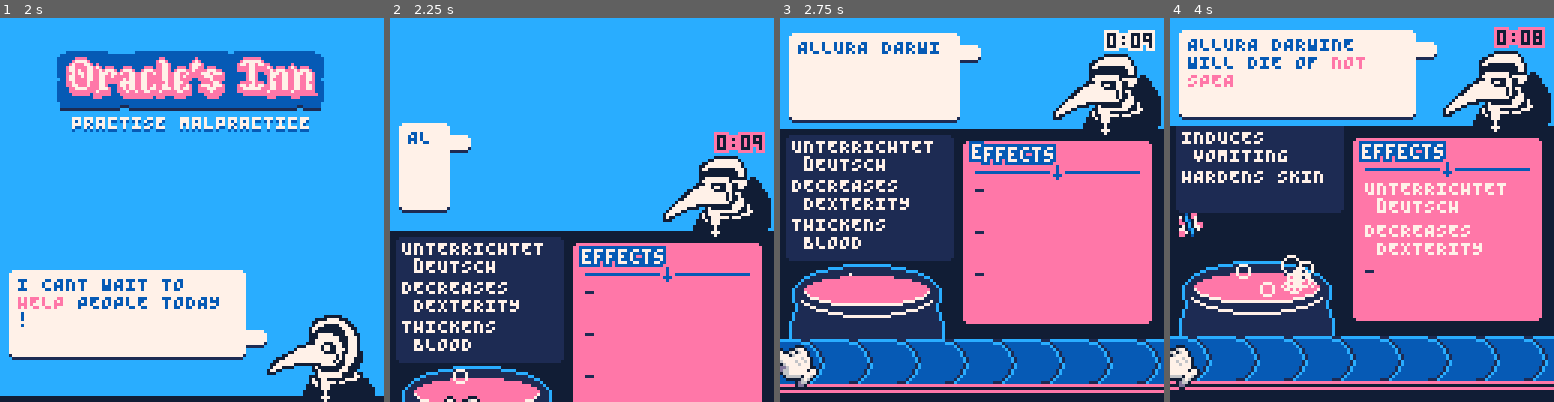
Above: before the commit, frames 1-4 (left to right).
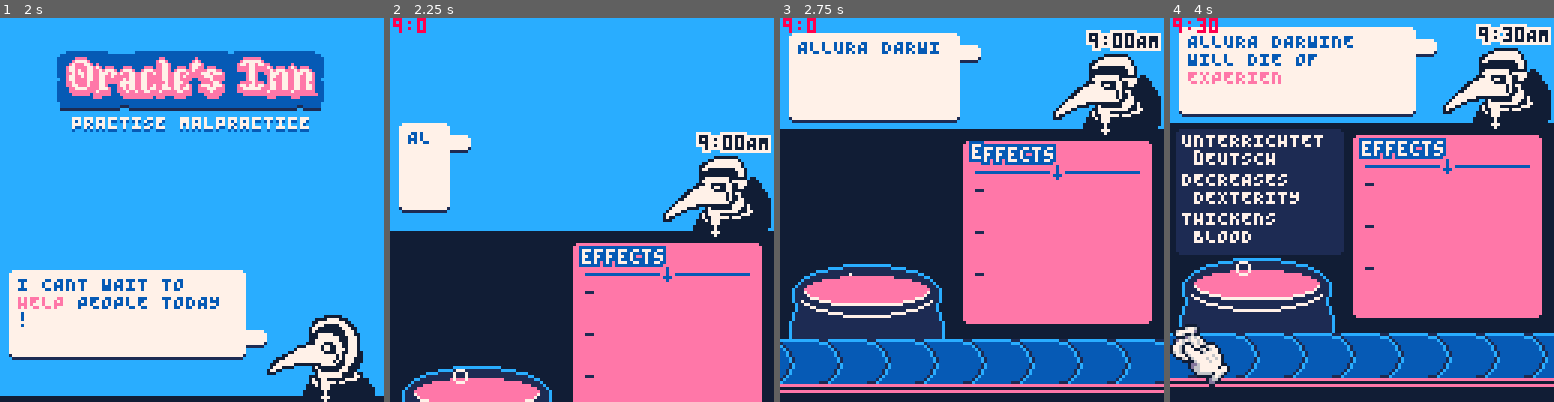
Above: after the commit, the same moments.

Repository: Yolwoocle/minijam_112
Game: PICO-8 cartridge minijam112.p8
Same seed, same stepped clock (60 frames per second), same inputs: the game is played once before the commit and once after it.
Inputs:
- Up to frame 1 (2 s): tap X (X key) at 0.33, 1.07, 1.85 s; tap O (Z key) at 0.7, 1.7 s; hold Right from 1.6 s (still down)
- Up to frame 2 (2.25 s): release Right at 2.1 s; tap O (Z key) at 2.1 s; hold Up from 2.15 s (still down)
- Up to frame 3 (2.75 s): release Up at 2.42 s; hold Right from 2.47 s (still down); tap O (Z key) at 2.5 s
- Up to frame 4 (4 s): tap O (Z key) at 2.9, 3.3, 3.7 s; tap X (X key) at 2.97 s; release Right at 3.03 s; hold Left 3.08-3.58 s; hold Down 3.63-3.97 s

Frame 1 is identical in both runs. In frame 2, 15% of the frame differs, in the area x 0-100%, y 0-100%; in frame 3, 19%; in frame 4, 27%, in the area x 0-100%, y 0-97%.

Commit message:
i forgot to this , changed a bunch of shit tbh
fixed the dead list , so now it loops depending on how many ppl there are . I fixed the glitchy looking conveyor belt , it uses a much nicer system now . I changed the clock to show a 9-5 time because it feels more thematic , but the minutes go in 15 minute increments so its not as chaotic as before

Diff:
--- a/minijam112.p8
+++ b/minijam112.p8
@@ -7,7 +7,7 @@
 -- main
 
 debug=""
-debugmode=false
+debugmode=true
 
 sound_on=true
 
@@ -21,7 +21,7 @@
 
 	--camera
 	shake=0
-	intro_phase=0
+	in_menu=true
 	cam={
 		dobj=create_dobj(0,-91),
 	}
@@ -84,7 +84,7 @@
 		target_y=40,
 	}
 
-	dead_list=""
+	dead_list={to_fit("LOUIE CHAPMAN WAS NEVER SEEN AGAIN",11)}
 	dead_list_obj={
 		dobj=create_dobj(128,0)
 	}
@@ -92,11 +92,9 @@
 
 	bubbles={}
 
-	st=0 --spawn time
-	spawn_wait_time=80
-	conveyor_speed_original=0.2
-	conveyor_speed=conveyor_speed_original
-	conveyor_active=false
+	conveyor_time=0 --conveyor time
+	conveyor_mod_val=3
+	spawn_rate=60
 
 	ailment_manager=
 	{
@@ -120,23 +118,19 @@
 
 	ingr_particles={}
 
-	doctor_oy = 0
+	doctor_oy=0
 
 	--new_ailment()
 	new_dialogue("I CANT WAIT TO ","HELP"," PEOPLE TODAY !")
 
 	g_ingredients={
-		{
-			obj=generate_ingredient(),
-			dobj=create_dobj(-20,flr(rnd(10)+95))
-		},
 	}
 
 	bubble_dobj=create_dobj(0,-10)
 	speech_arrow_up=false
 
 	clock=0
-	maxclock=60*10 -- be careful about overflowing the tiny p8 limit
+	maxclock=60*30 -- be careful about overflowing the tiny p8 limit
 	-- clock=maxclock
 
 	report_shifted_on_left = false
@@ -147,20 +141,21 @@
 	spoon={
 		dobj=create_dobj(0,0)
 	}
-	-- if(debugmode) parse_speed = 1
 end
 
 function _update60()
 	t+=1
 
+
 	update_time()
 	on_speech_end()
 
 	if(report_shifted_on_left) dead_list_obj.dobj.oy-=1/6
 
 	menuitem(3, "sound: "..(sound_on and "on" or "off"), function() sound_on=not sound_on end)
-
-	if(conveyor_active)st+=1 --only iterate spawn timer is the conveyor is active
+	menuitem(4, "end day", function() clock=maxclock-2 end)
+
+	if(conveyor_active)conveyor_time+=1 --only iterate spawn timer is the conveyor is active
 	time_since_last+=1
 
 	if dialogue_queue!="" and time_since_last>dialogue_queue_time then
@@ -196,7 +191,6 @@
 		end
 	end
 
-	conveyor_spawner()
 
 	update_cursor()
 	animate_ingredients()
@@ -206,6 +200,10 @@
 
 	parse_dialogue()
 	update_anim()
+
+
+
+	conveyor_spawner()
 end
 
 function _draw()
@@ -220,67 +218,111 @@
 
 	draw_conveyor()
 
-
 	draw_effects()
 
-	draw_ingredients()
-	draw_ingr_particles()
-
+	draw_potion_names()
+
+	if not in_menu then
+
+		draw_ingredients()
+		draw_ingr_particles()
+		selected_effects()
+	end
+
+
+	rectfill(-5,-120,135,34,2)
+
+
+	draw_time()
+
+	draw_report()
+	draw_dead_list()
+
+	draw_pdoctor()
+	draw_bubble()
+	draw_ticks()
+
+	draw_cursor()
+
+	--draw dialogue / bubble / speech
+	if(not hide_bubble)then
+		print(parse_output,6,5+dy(bubble_dobj),5)
+		print(ailment_out,6,5+dy(bubble_dobj),3)
+	end
+
+	draw_logo()
+
+	if(bubbles_on_foreground)draw_bubbles()
+
+	if(debugmode)print(debug,1,dy(cam.dobj),8)
+end
+
+
+function init_and_start_round()
+	in_menu=false
+
+	--reset clocks
+	clock=0
+	time_since_last=0
+	conveyor_time=0
+
+	--animate stuff
+	anim_to_point(cam, 0,0, 0.9)
+	anim_to_point({dobj=bubble_dobj}, 0,0, 0.9)
+	speech_arrow_up=true
+
+	--this is scuffed as fuck don't tell yol
+	c.dobj.wx=-30
+	c.dobj.wy=100
+
+	add(g_ingredients,object)
+
+	--get new ailment and return to belt
+	new_ailment()
+	return_to_belt()
+end
+
+-->8
+--update
+
+function draw_potion_names()
 	local _text="potion of"
 	local _y=dy(potion.dobj)
 	text_bold2(_text,hcentre(_text)-35,_y,4,5)
 	text_bold2(pot.name,hcentre(pot.name)-35,_y+7,4,5)
-
-	selected_effects()
-
-
-	-- rectfill(-5,-5,135,34,2)
-	rectfill(-5,-120,135,34,2)
-
-	draw_report()
-
-	if(intro_phase>=1) draw_time()
-
+end
+
+function draw_dead_list()
 	-- draw dead list
 	local x,y=dx(dead_list_obj.dobj),dy(dead_list_obj.dobj)
+	--local x,y=30,dy(dead_list_obj.dobj)
+
 	rrect(x,-87+1,61,90,1)
 	rrect(x,-87  ,61,90,4)
-	print(dead_list,x+1,y,5)
+
+	local _x=x+1
+	local text_gap=35
+	local scroll=t*0.1
+	for i=0,#dead_list-1 do
+		local y_pos=(i*text_gap)
+		local y_pos=(y_pos-scroll)%(text_gap*#dead_list)
+		print(dead_list[i+1],x+1,-120+y_pos,5)
+	end
+
+	--print(dead_list,x+1,y,5)
+
+
+
 	-- foreground (to hide list)
 	rectfill(x,-91,128,-88, 2)--blue top
 	rectfill(x,5,128,3+31, 2)--blue bottom
 	rectfill(x+1,4,128,4, 0)--lback shadow
 	rectfill(x,35,128,37, 0)--black bottom
-
-	draw_pdoctor()
-	draw_bubble()
-
-	draw_ticks()
-
-
-	draw_cursor()
-
-	-- draw dialogue / bubble / speech
-	if(not hide_bubble)then
-		print(parse_output,6,5+dy(bubble_dobj),5)
-		print(ailment_out,6,5+dy(bubble_dobj),3)
-	end
-
-	-- draw logo
-	draw_logo()
-
-	if(bubbles_on_foreground)draw_bubbles()
-
-	if(debugmode)print("debug",1,dy(cam.dobj),8)
-end
-
--->8
---update
+end
 
 function update_dead_list()
-	local out=" "
-	local ways_to_die=split" WAS NEVER SEEN AGAIN, STILL GETS NIGHTMARES, HASNT STOPPED CRYING,S FAMILY MISSES THEM, NEVER MADE IT HOME, WILL NEVER RETURN, DIED A GRUESOME DEATH, LEFT THEIR WALLET, NOW SUFFERS FROM ANXIETY, HASNT EATEN IN DAYS, WAS ARRESTED, IS NOW IN JAIL, SUFFERED A FATE WORSE THAN DEATH, IS NOT THE SAME ANYMORE, COULDNT HANDLE OUR STRONGEST POTIONS"
-	local died_of_variations=split" DIED OF , PERISHED OF "
+	local ways_to_die=split" WAS NEVER SEEN AGAIN, STILL GETS NIGHTMARES, HASNT STOPPED CRYING,S FAMILY MISSES THEM, NEVER MADE IT HOME, WILL NEVER RETURN, DIED A GRUESOME DEATH, LEFT THEIR WALLET, IS SUFFERING ANXIETY, HASNT EATEN IN DAYS, WAS ARRESTED, IS NOW IN JAIL, SUFFERED A FATE WORSE THAN DEATH, IS NOT THE SAME ANYMORE, COULDNT HANDLE OUR STRONGEST POTIONS"
+	local died_of_variations=split" DIED OF "
 	for customer in all(past_customers) do
 		--if customer.score<0 then
 		--	out..=to_fit(customer.name.." DIED OF "..customer.cause.."\n\n",14)
@@ -288,12 +330,18 @@
 		local fate=rnd(ways_to_die)
 		if(flr(rnd(2))==0)fate=rnd(died_of_variations)..customer.cause
 		local fit=to_fit(customer.name..fate.."\n\n",11)
-		out..=fit
+		add(dead_list,fit)
+	end
+
+
+	if #dead_list!=0 then
+		while(#dead_list<4) do
+			add(dead_list,rnd(dead_list))
+		end
 	end
 
 	dead_list_obj.dobj._y=200
 	dead_list_obj.dobj.oy=0
-	dead_list=out
 end
 
 function return_to_belt()
@@ -305,8 +353,9 @@
 
 function animate_ingredients()
 	for ingredient in all(g_ingredients) do
-		local speed=conveyor_speed
-		ingredient.dobj.wx+=speed
+		local offset=0
+		if(conveyor_time%conveyor_mod_val==0 and conveyor_active)offset=1
+		ingredient.dobj.wx+=offset
 
 		--destroy ingredient if it goes off screen
 		if ingredient.dobj.wx>128 then
@@ -332,7 +381,7 @@
 			local ingr=g_ingredients[c.sel_index]
 			anim_to_point(c,dx(ingr.dobj)+ox,dy(ingr.dobj)+oy,0.9)
 
-			if btnp(❎) and time_since_last>30 then
+			if btnp(❎) and time_since_last>30 and #g_ingredients>1 then
 				local a_in={
 					dobj=ingr.dobj,
 					_s=ingr.obj._s,
@@ -354,12 +403,6 @@
 
 				anim_to_point(cur_fx_dobj,nil,10)
 
-				local object={
-					obj=generate_ingredient(),
-					dobj=create_dobj(-20,95+rnd(10))
-				}
-				add(g_ingredients,object)
-
 				del(g_ingredients,ingr)
 				commit_ingredient(ingr.obj)
 
@@ -379,7 +422,7 @@
 --spawns objects onto the
 --conveyor
 function conveyor_spawner()
-	if st%spawn_wait_time==0 and conveyor_active then
+	if conveyor_time%spawn_rate==0 and conveyor_active then
 		local object={
 			obj=generate_ingredient(),
 			dobj=create_dobj(-20,95+rnd(10))
@@ -465,7 +508,7 @@
 
 		--anim_to_point(c,,130,0.97)
 
-		dialogue_queue=pack("LOOKS LIKE IT'S TIME TO CLOSE UP SHOP ","","")
+		dialogue_queue=pack("LOOKS LIKE ITS TIME TO CLOSE UP SHOP ","","")
 		dialogue_queue_time=30
 		time_since_last=0
 	end
@@ -496,7 +539,7 @@
 	if(time_since_last==720)anim_to_point(c,_x+10,_y+25,0.9)
 
 	--report card input loop
-	if(time_since_last>750 and time_since_last>report.last_input+60 and btnp(❎)) then
+	if(time_since_last>750 and time_since_last>report.last_input+30 and btnp(❎)) then
 		local c_anim_speed=0.9
 
 		if(report.step==1)report.adj1=rnd(positive_adj)
@@ -532,19 +575,41 @@
 end
 
 function draw_time()
-	if(c.mode=="report")return -- "this is scuffed as fuck I hate this line" - Louie
-
+	if(in_menu)return -- "this is scuffed as fuck I hate this line" - Louie
+
+	local time_percentage=(clock/maxclock)*100
+
+	local start_time,end_time=9,17
+	local shift_length=end_time-start_time
+	local h_length=(100/shift_length)
+	local h_hand=(start_time+((time_percentage\h_length)%12))
+
+	local m_hand=15*(flr((time_percentage/(h_length)*60)%60)\15)
+
+	debug=h_hand..":"..m_hand
+…(5 lines of a section not shown)…
+	--[[
 	local leftt = maxclock - clock
 	local leftsecs= leftt\60
 	local timesec = leftsecs%60
 	local timemin = leftsecs\60
-	local m = sub("000"..tostr(flr(timesec)), -2,-1)
-	local h = sub("   "..tostr(flr(timemin)), -2,-1)
+
+	]]--
+
+	local _end="AM"
+	if(h_hand<start_time)_end="PM"
+
+	local m = sub("000"..tostr(flr(m_hand)), -2,-1)
+	local h = sub("   "..tostr(flr((h_hand-1)%12)+1), -2,-1)
 
 	-- flashing text
-	ocol = 4
-	if (leftsecs<=30 and t%60<=30) ocol=3
-	text_bold(h..":"..m,105,3, 0,ocol)
+	local ocol = 4
+	if (time_percentage>90 and t%60<=30) ocol=3
+	text_bold(h..":"..m.._end,99,3, 0,ocol)
 end
 
 -->8
@@ -603,7 +668,7 @@
 function draw_conveyor()
 	local _y=105
 	for i=0,10 do
-		local _x=-20+(i*16)+(st*conveyor_speed)%16
+		local _x=-20+(i*16)+(conveyor_time\conveyor_mod_val)%16
 		sspr(0,64,16,16,_x,_y)
 	end
 	line(-5,_y+15,130,_y+15,3)
@@ -668,6 +733,8 @@
 end
 
 function selected_effects()
+	if(#g_ingredients==0)return
+
 	local _y=dy(cur_fx_dobj.dobj)
 	local ingredient=g_ingredients[c.sel_index]
 	for i=1,#ingredient.obj.effects do
@@ -678,11 +745,6 @@
 end
 
 function animate_score_mode()
-	conveyor_speed=conveyor_speed_original
-	if(not conveyor_active)conveyor_speed=0
-
-	--debug=time_since_last
-
 	if(c.mode!="pot")return
 
 	if(time_since_last>30)anim_to_point(potion,30,potion.target_y)
@@ -760,9 +822,6 @@
 			add(gen_ingr.effects_modified,to_fit(effect,12," "))
 		end
 	end
-
-	spawn_wait_time=st+flr(rnd(100))+20
-	--st=0
 
 	return gen_ingr
 end
@@ -822,22 +881,9 @@
 end
 
 function on_speech_end()
-	if intro_phase==0 and parsing==false and c.mode=="menu" then
+	if in_menu and parsing==false and c.mode=="menu" then
 		if btnp(❎) then
-			intro_phase=1
-
-			anim_to_point(cam, 0,0, 0.9)
-			anim_to_point({dobj=bubble_dobj}, 0,0, 0.9)
-			speech_arrow_up=true
-
-			new_ailment()
-
-			return_to_belt()
-
-
-			clock=0
-
-			time_since_last=0
+			init_and_start_round()
 		end
 	end
 end
@@ -1217,12 +1263,10 @@
 	"BOREDOM|TURNS INTO A SWORD,INSTANT DEATH,INSTILLS PARANOIA,JUST GETS YOU STONED,EMITS 5G SIGNAL,AMPLIFIES TINNITUS,TURNS URINE GREEN,SETS YOU ON FIRE,REJUVENATES HAIR GROWTH,FINDS KEYS",
 	"AGGRESSIVE SEALIFE|INCREASES STRENGTH,FACILITATES CONFIDENCE",
 	"HUNGER|FIGHTS POVERTY,SUMMONS GIANT PEACH,FACILITATES DIGESTION,HIGH IN VITAMIN C,REMOVES TASTE,TASTES OF ORANGE,JUST GETS YOU STONED",
-	"NOT BEING TO HANDLE OUR STRONGEST POTION|TURNS INTO DRAGON,RAISES HP,INCREASES MAGIC,INCREASES RESISTANCE,INCREASES STRENGTH,FACILITATES DIGESTION,",
 	"DISCOVERING DYNAMITE|INCREASES RESISTANCE,RAISES HP,STRENGTHENS BONE MARROW,HARDENS SKIN",
 	"CONSTIPATION|FACILITATES DIGESTION,TURNS INTO A TOAD,TASTES LIKE MILK",
 	"POVERTY|INCREASES INTELLIGENCE,TURNS INTO A TOAD,INCREASES CHARISMA,FACILITATES CONFIDENCE,FIGHTS POVERTY",
 	"BEING UGLY|INCREASES STEALTH,INCREASES CHARISMA,JUST GETS YOU STONED",
-	-- "COMEDY|BREAKS FOURTH WALL",
 }
 
 titles=split"SIR,COUNT,BARON VON,DUCHES,PRINCE,KING,QUEEN,DOCTOR"
@@ -1240,8 +1284,8 @@
 	split",HAS NEVER FELT THIS, BEFORE !",
 	split",WILL LIKELY SUFFER A, DEATH !",
 	split"YOU THOUGHT ,WAS,.",
-	split",CAN'T STOP THINKING ABOUT HOW, YOU WERE",
-	split",DOUBTS THEY'LL EVER FEEL THIS, AGAIN",
+	split",CANT STOP THINKING ABOUT HOW, YOU WERE",
+	split",DOUBTS THEYLL EVER FEEL THIS, AGAIN",
 	split"I HEARD ,SHOUT HOW, THEY FELT ONCE OUTSIDE !",
 	split",WONDERS IF THIS IS AS, AS IT GETS !",
 }
